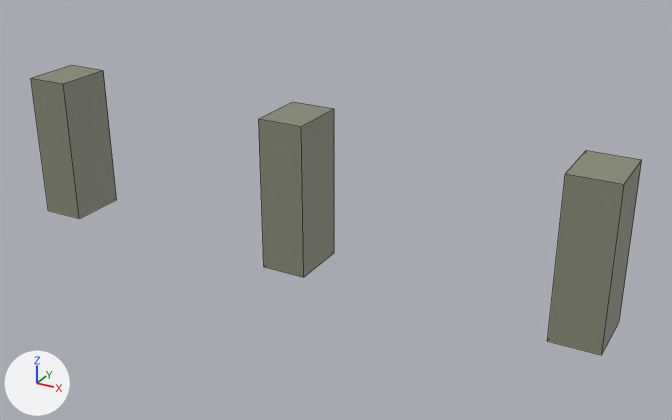
Two versions of the FBX model unity/Assets/Models/Paths/p233/pillar.fbx, one commit apart.
Before and after are seen from a camera (50 mm lens) standing at (11.38, -18.71, 7.01) and looking at (0.94, 0.27, -2.48). Arrows for +X, +Y and +Z are at lower left; the lights stay in place. The picture after the commit comes second. Mesh edges are drawn as thin lines. Where no turn or scale is listed for an object, it has been applied to the vertices.

In view in the first picture: 'pillar.001'.
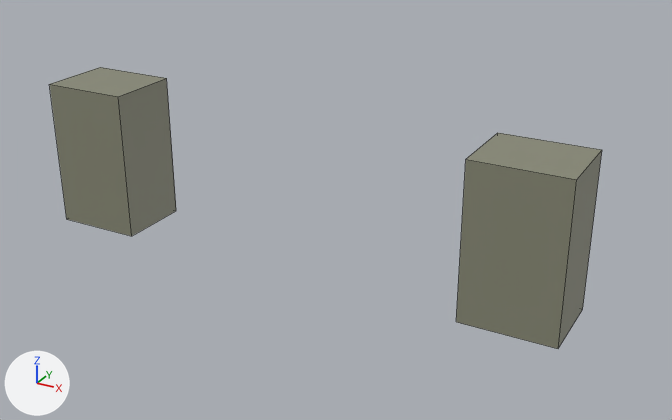
The change, as JSON lines over the scene's bpy script:
```json
{"block": "me_p233_pillar_001", "where": "# used by ob_pillar_001; location = (0.0, 0.0, 0.0)"}
{"op": "remove", "block": "me_p233_pillar_001", "code": "me_p233_pillar_001.from_pydata(...)  # 24 vertices, 18 faces; spans x -8.1..8.1, y -0.8..0.8, z -4.0..0.0"}
{"op": "add", "block": "me_p233_pillar_001", "code": "me_p233_pillar_001.from_pydata(...)  # 16 vertices, 12 faces; spans x -7.2..7.2, y -1.0..1.0, z -4.0..0.0"}
{"block": "me_p233_pillar_001", "change": "me_p233_pillar_001 part 1: a new loose piece, a box spanning x -7.2..-4.8, y -1.0..1.0, z -4.0..0.0, in mat_path_concrete (grey #888976)"}
{"block": "me_p233_pillar_001", "change": "me_p233_pillar_001 part 2: a new loose piece, a box spanning x 4.8..7.2, y -1.0..1.0, z -4.0..0.0, in mat_path_concrete (grey #888976)"}
{"block": "me_p233_pillar_001", "change": "me_p233_pillar_001 part 3: the loose piece of 8 vertices spanning x -8.1..-6.9, y -0.8..0.8, z -4.0..0.0 is deleted"}
{"block": "me_p233_pillar_001", "change": "me_p233_pillar_001 part 4: the loose piece of 8 vertices spanning x -0.6..0.6, y -0.8..0.8, z -4.0..0.0 is deleted"}
{"block": "me_p233_pillar_001", "change": "me_p233_pillar_001 part 5: the loose piece of 8 vertices spanning x 6.9..8.1, y -0.8..0.8, z -4.0..0.0 is deleted"}
```

Changed parts and their boxes [x1, y1, x2, y2] in the pictures (672 x 420 px):
```json
{"object": "pillar.001", "change": "reshaped", "before": [31, 65, 642, 355], "after": [49, 67, 602, 349], "on screen": "9% narrower"}
{"part": 1, "of": "me_p233_pillar_001", "change": "added", "after": [49, 67, 176, 236]}
{"part": 2, "of": "me_p233_pillar_001", "change": "added", "after": [456, 133, 602, 349]}
{"part": 3, "of": "me_p233_pillar_001", "change": "deleted", "before": [31, 65, 117, 219]}
{"part": 4, "of": "me_p233_pillar_001", "change": "deleted", "before": [259, 102, 334, 277]}
{"part": 5, "of": "me_p233_pillar_001", "change": "deleted", "before": [548, 150, 642, 355]}
```
